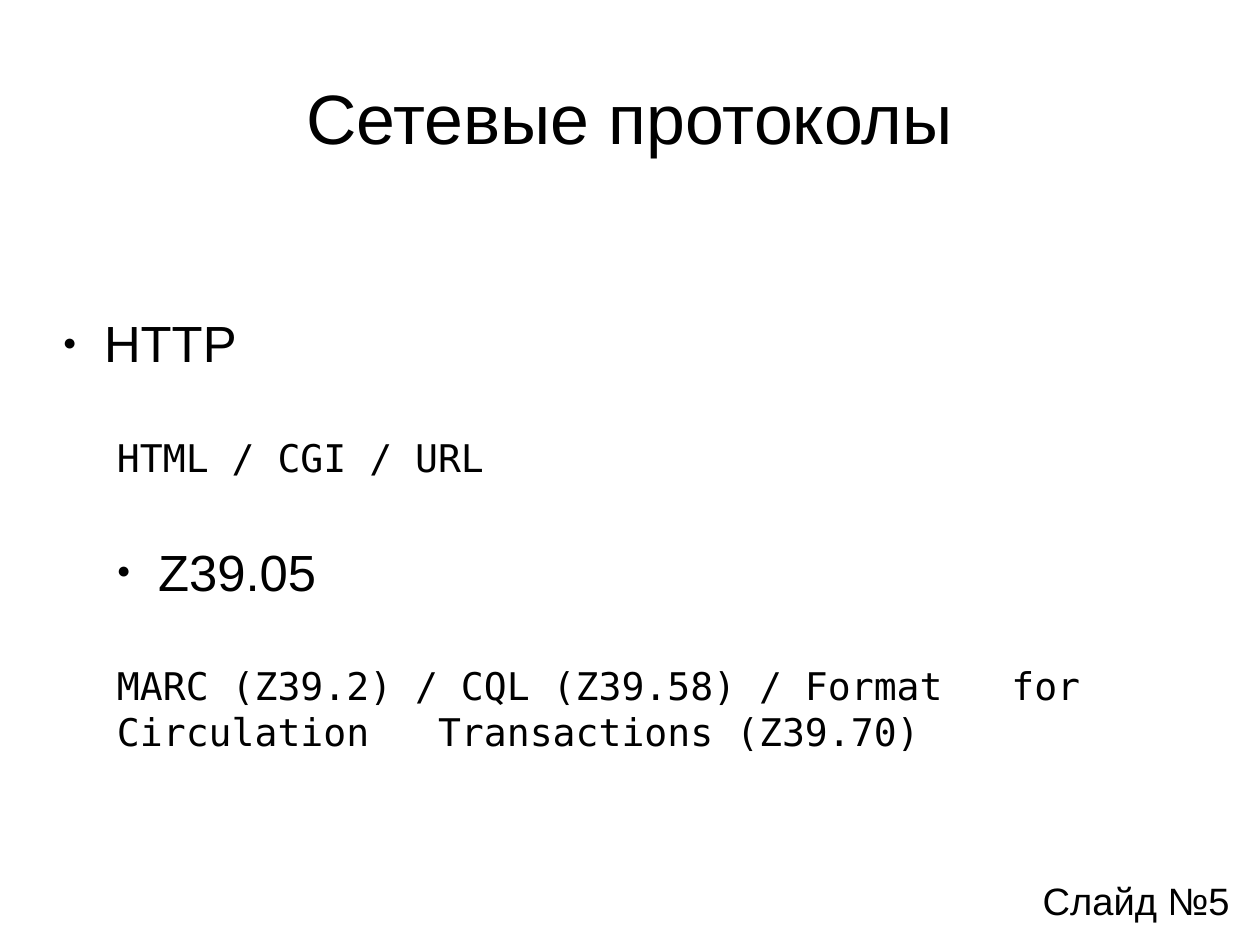
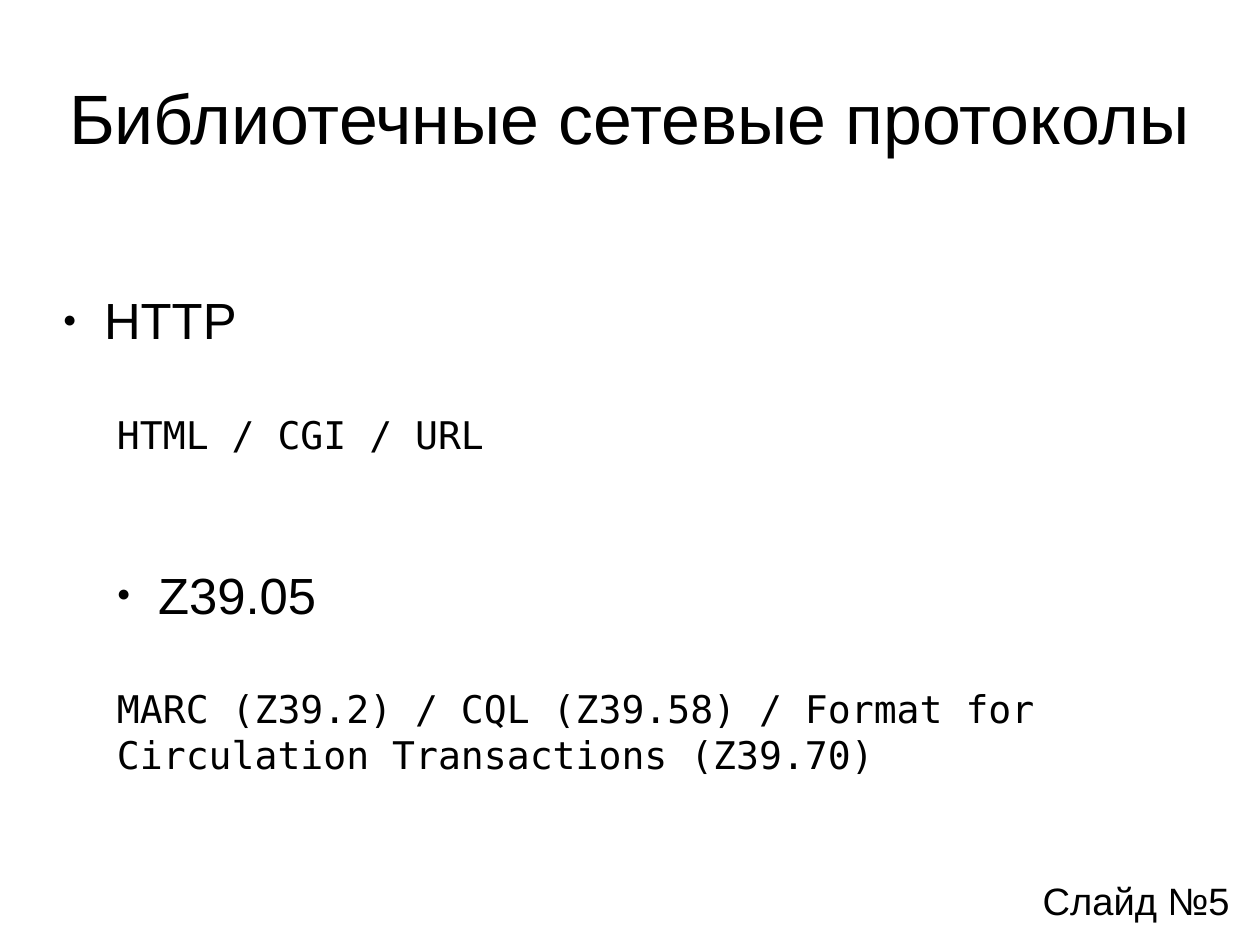
Before and after one commit to aeremenok/a-team-777, a slide deck: slide 5 of diploma/ssv/ssv-presentation.odp. Drawn at 1260x945 pixels with LibreOffice and Linux fonts; fonts in the diff are those of the drawing. Boxes give left, top, right and bottom in pixels: in the first picture for what was removed or moved away, otherwise in the second. Text is boxed around its words. In the diff, an @@ line names an element or a change of style, - is before the commit and + after.

```diff
--- a/diploma/ssv/ssv-presentation.odp
+++ b/diploma/ssv/ssv-presentation.odp
@@ title at [69,93,1190,157]: text changed @@
-Сетевые протоколы
+Библиотечные сетевые протоколы
@@ subtitle "HTTP" rewrapped from [104,327,943,751] to [104,304,1035,774] @@
```
Also in this commit, not shown: 7 other slides changed, 1 other file.
